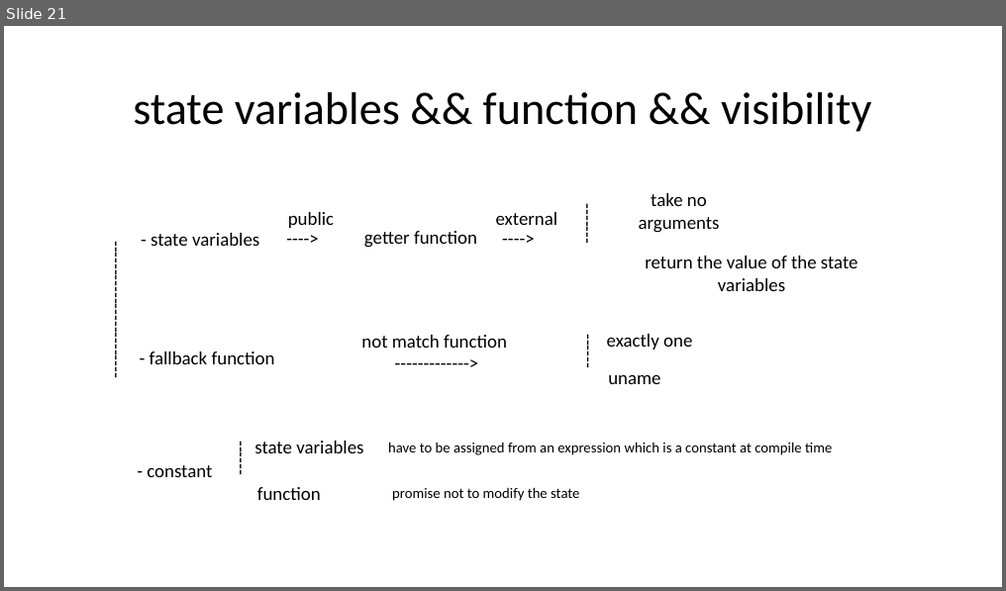
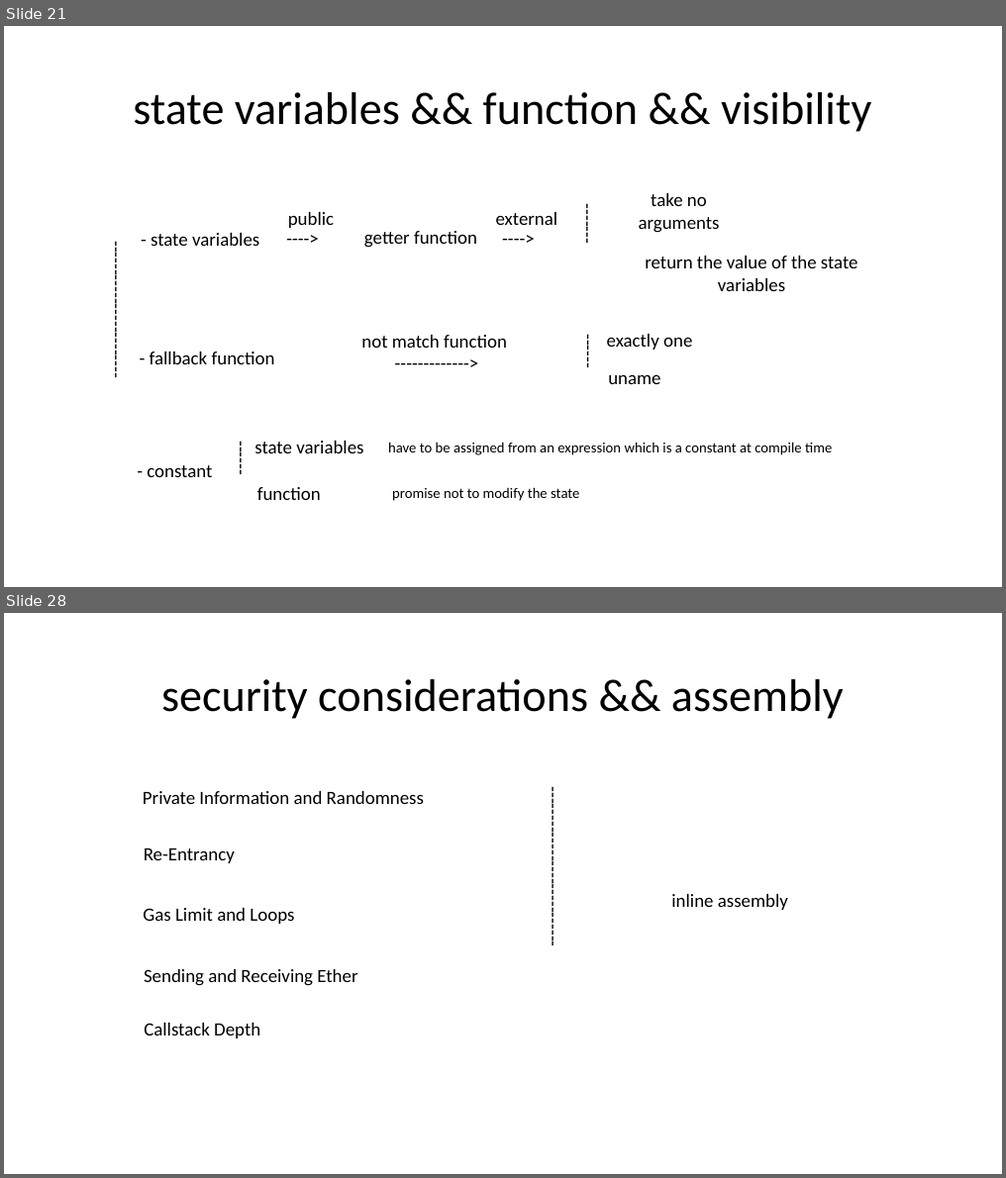
Before and after one commit to kaikai1024/ethereum-me, a slide deck: contract_me.pptx. Shown one above the other, each under a label of ours: slide 21 before the commit, slides 21 and 28 after it; the slides between them are not shown. The pictures are 1006x591 and 1006x1178 pixels, drawn with LibreOffice and Linux fonts; fonts in the diff are those of the drawing. Boxes give left, top, right and bottom in pixels: in the first picture for what was removed or moved away, otherwise in the second. Text is boxed around its words. In the diff, an @@ line names an element or a change of style, - is before the commit and + after.

```diff
--- a/contract_me.pptx
+++ b/contract_me.pptx
@@ slide 28 added at box(4, 613, 1002, 1174), background #FFFFFF @@
@@ title added at box(161, 679, 844, 719), 44 pt, text #000000 @@
+security considerations && assembly
@@ text added at box(533, 779, 570, 1079), 18 pt, text #000000 @@
+----------------------------
@@ text added at box(143, 791, 424, 804), 18 pt, text #000000 @@
+Private Information and Randomness
@@ text added at box(144, 849, 235, 863), 18 pt, text #000000 @@
+Re-Entrancy
@@ text added at box(143, 908, 294, 924), 18 pt, text #000000 @@
+Gas Limit and Loops
@@ text added at box(671, 894, 788, 910), 18 pt, text #000000 @@
+inline assembly
@@ text added at box(144, 969, 357, 986), 18 pt, text #000000 @@
+Sending and Receiving Ether
@@ text added at box(144, 1023, 260, 1039), 18 pt, text #000000 @@
+Callstack Depth
```
Also in this commit, not shown: 5 slides changed, 8 other slides added, 2 slides removed, 1 other file.
